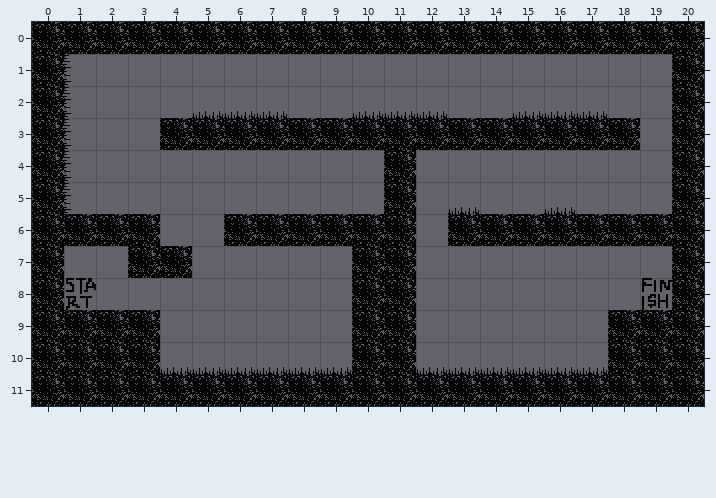
A Tiled map (JSON) gets an edit: Assets/Resources/maps/tutorial2.json. The first picture shows the starting point.
Cells are 32x32 px. Shown: x 0..20, y 0..11.
And afterwards:
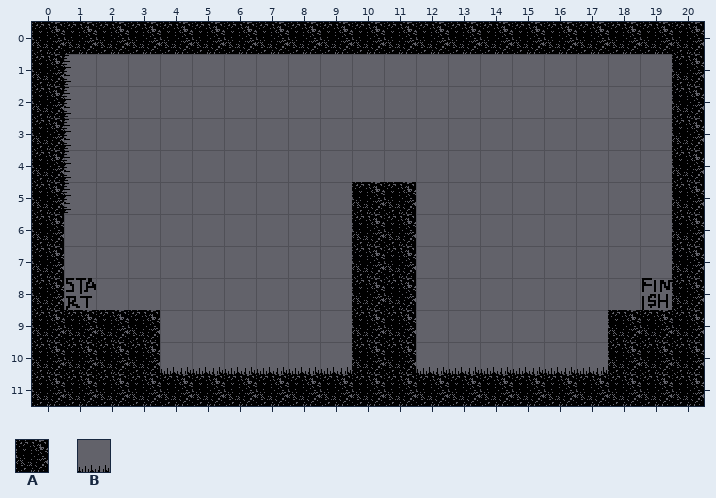
Key: from "tiles": A 0, B 1.
_ is an empty cell, . an unchanged one.
Changes in this commit:
--- layer "Tile Layer 1"
@@ x 1..19 @@
- 2 ....BBB..BBB..BBB..
- 3 ...AAAAAAAAAAAAAAA.
- 4 ..........A........
- 5 ........._..B..B...
- 6 AAA..AAAA...AAAAAAA
- 7 ..AA...............
+ 2 ....___..___..___..
+ 3 ..._______________.
+ 4 .........._........
+ 5 .........A.._.._...
+ 6 ___..____..._______
+ 7 ..__...............
Changed places in both pictures, as pixel boxes (x1, y1, x2, y2):
changed: (64, 111, 672, 278)
